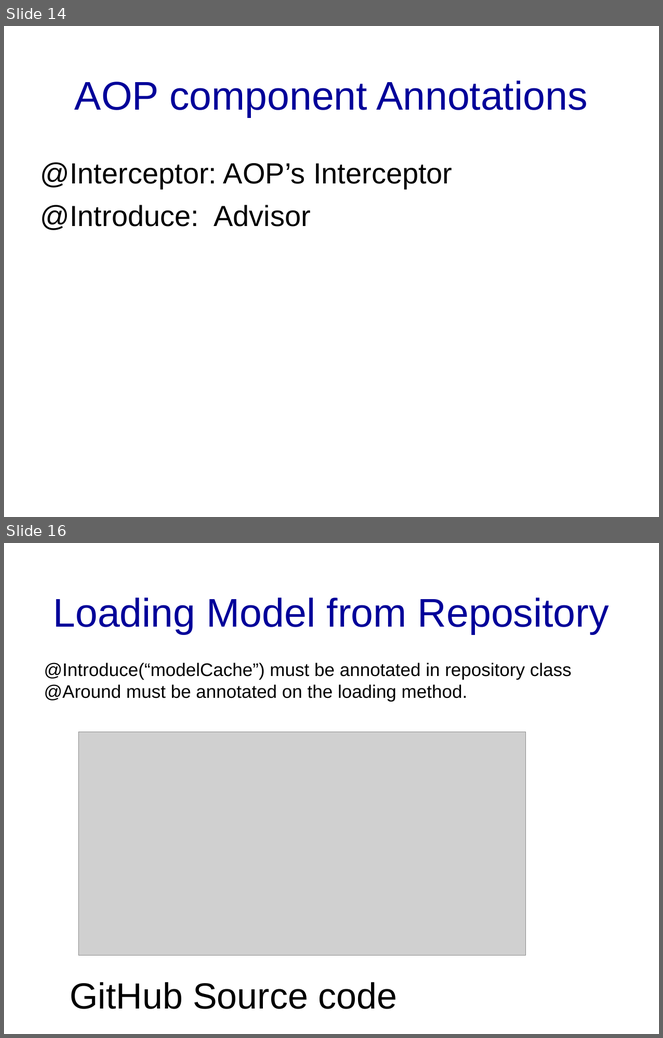
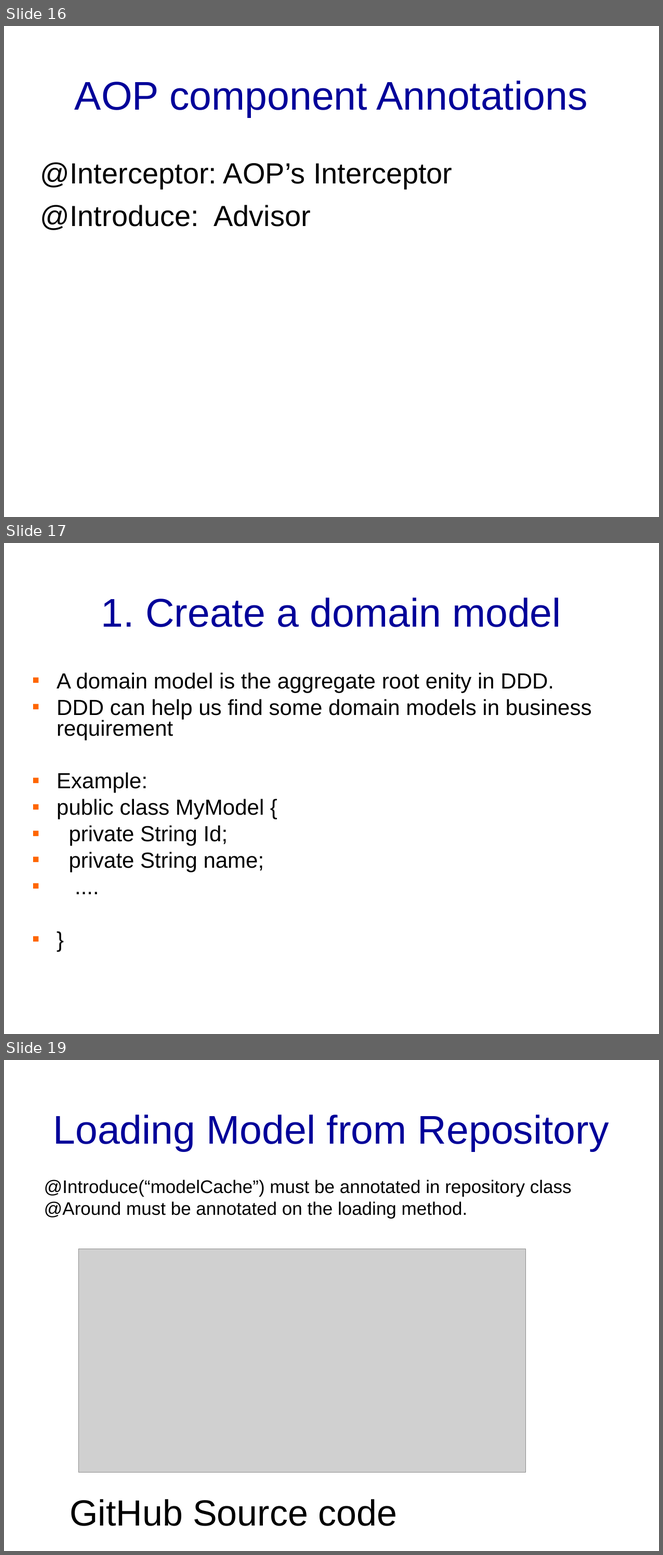
Before and after one commit to banq/jdonframework, a slide deck: doc/english/JdonFramework.ppt. Shown one above the other, each under a label of ours: slides 14 and 16 before the commit, slides 16, 17 and 19 after it; the slides between them are not shown. The pictures are 663x1038 and 663x1555 pixels, drawn with LibreOffice and Linux fonts; fonts in the diff are those of the drawing; grey boxes stand for pictures; background and template pictures are left out. Boxes give left, top, right and bottom in pixels: in the first picture for what was removed or moved away, otherwise in the second. Text is boxed around its words. In the diff, an @@ line names an element or a change of style, - is before the commit and + after.

```diff
--- a/doc/english/JdonFramework.ppt
+++ b/doc/english/JdonFramework.ppt
@@ slide 17 added at (x1=4, y1=543, x2=659, y2=1034), background picture (left out) @@
@@ title added at (x1=101, y1=598, x2=561, y2=627), 44 pt, text #000099 @@
+1. Create a domain model
@@ text added at (x1=57, y1=672, x2=592, y2=873), 24 pt, text #000000 @@
+▪ A domain model is the aggregate root enity in DDD.
+▪ DDD can help us find some domain models in business requirement
+▪ Example:
+▪ public class MyModel {
+▪ private String Id;
+▪ private String name;
+▪ ....
+▪ }
@@ what was slide 14 is now slide 16 @@
@@ what was slide 16 is now slide 19 @@
```
Also in this commit, not shown: 6 slides changed, 4 other slides added, 1 slide removed, 1 other file.
